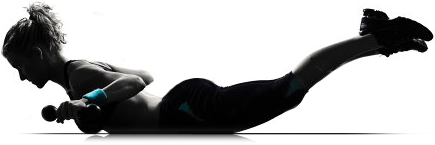
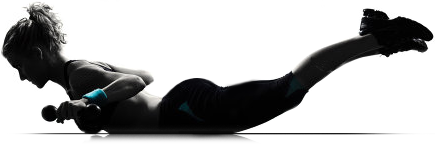
Layered file, before and after one edit (435px x 145px). Changes by layer:
painted on "Layer 1" over 2, 0, 435, 142
added layer "Layer 4" above "Background" over 100, 90, 291, 140
hid "Background", painted on it over 2, 0, 435, 142
